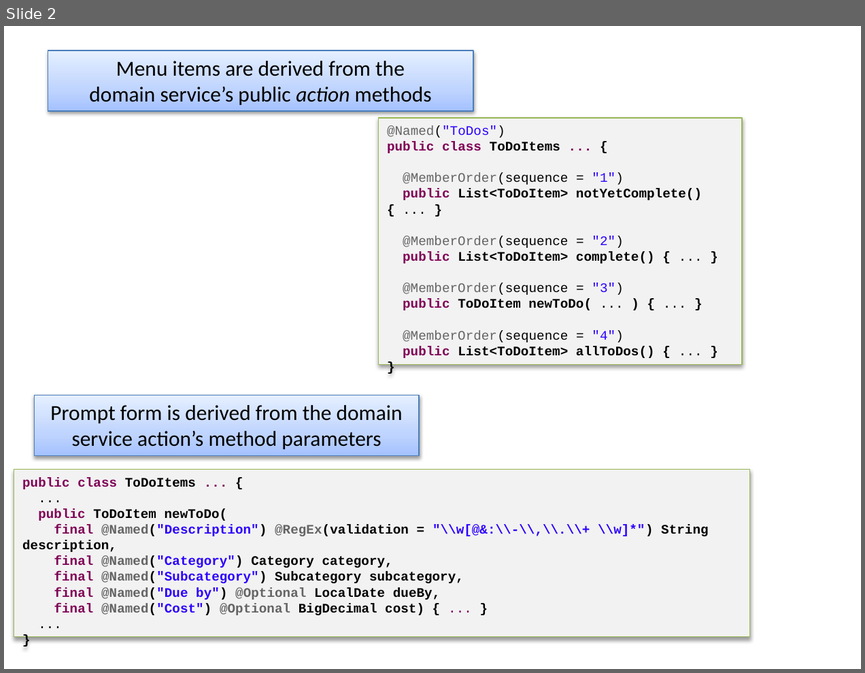
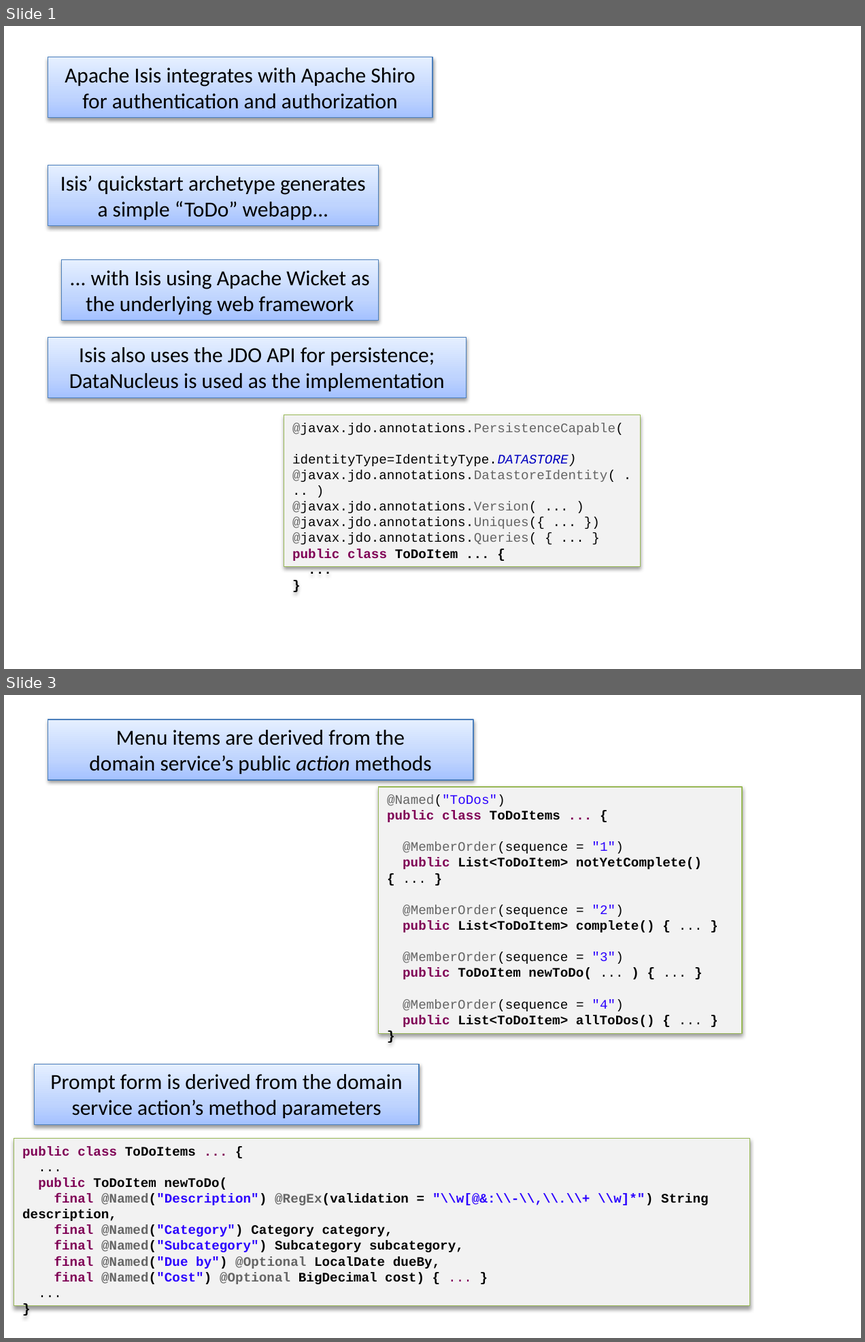
Before and after one commit to apache/causeway-site, a slide deck: content/images/screenshots2/screenshot-captions.pptx. Shown one above the other, each under a label of ours: slide 2 before the commit, slides 1 and 3 after it; the slides between them are not shown. The pictures are 865x673 and 865x1342 pixels, drawn with LibreOffice and Linux fonts; fonts in the diff are those of the drawing. Boxes give left, top, right and bottom in pixels: in the first picture for what was removed or moved away, otherwise in the second. Text is boxed around its words. In the diff, an @@ line names an element or a change of style, - is before the commit and + after.

```diff
--- a/content/images/screenshots2/screenshot-captions.pptx
+++ b/content/images/screenshots2/screenshot-captions.pptx
@@ slide 1 added at [4,26,861,669], background #FFFFFF @@
@@ rectangle added at [48,57,432,118], fill gradient #A4C4FF to #BFD4FF to #E6EEFF, outline #4B7EBC 0.75 pt, 18 pt, text #000000 @@
+Apache Isis integrates with Apache Shiro for authentication and authorization
@@ rectangle added at [48,165,379,226], fill gradient #A4C4FF to #BFD4FF to #E6EEFF, outline #4B7EBC 0.75 pt, 18 pt, text #000000 @@
+Isis’ quickstart archetype generates a simple “ToDo” webapp...
@@ rectangle added at [61,260,379,320], fill gradient #A4C4FF to #BFD4FF to #E6EEFF, outline #4B7EBC 0.75 pt, 18 pt, text #000000 @@
+... with Isis using Apache Wicket as the underlying web framework
@@ rectangle added at [48,337,466,398], fill gradient #A4C4FF to #BFD4FF to #E6EEFF, outline #4B7EBC 0.75 pt, 18 pt, text #000000 @@
+Isis also uses the JDO API for persistence; DataNucleus is used as the implementation
@@ rectangle added at [284,415,640,567], fill #F2F2F2, outline #98B955 0.75 pt, 11 pt, text #000000 @@
+@javax.jdo.annotations.PersistenceCapable(
+identityType=IdentityType.DATASTORE)
+@javax.jdo.annotations.DatastoreIdentity( ... )
+@javax.jdo.annotations.Version( ... )
+@javax.jdo.annotations.Uniques({ ... })
+@javax.jdo.annotations.Queries( { ... }
+public class ToDoItem ... {
+...
+}
@@ what was slide 2 is now slide 3 @@
```
Also in this commit, not shown: 3 slides changed, 11 other slides added, 45 other files.
